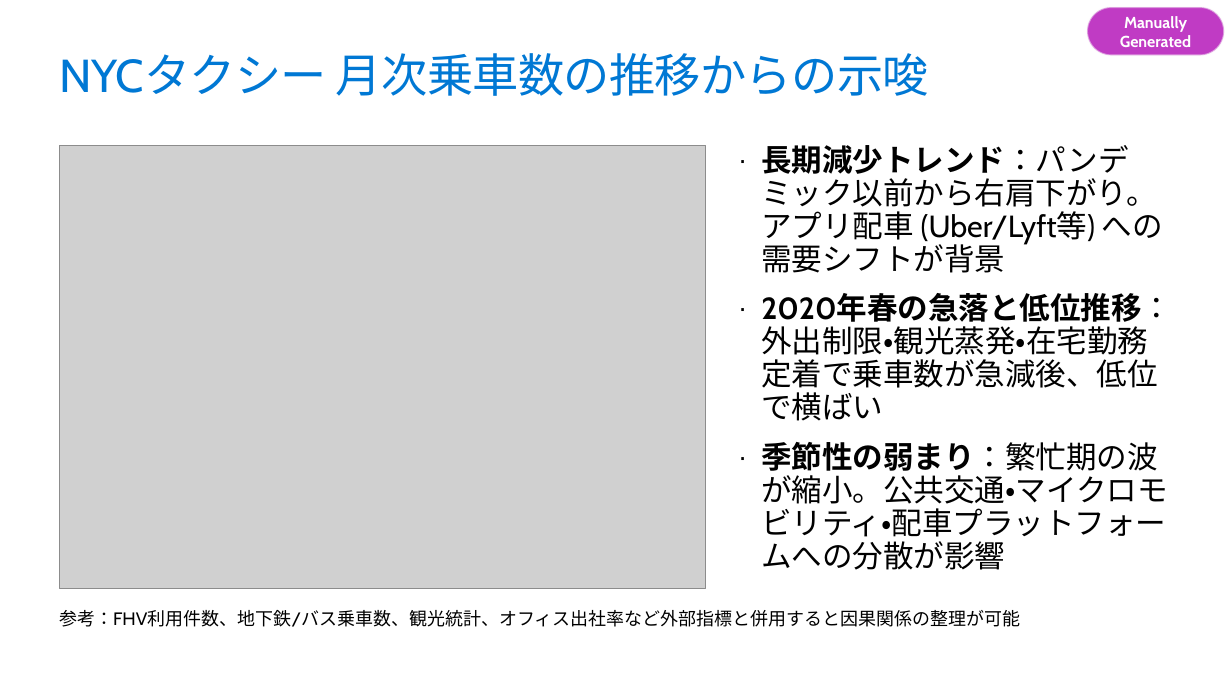
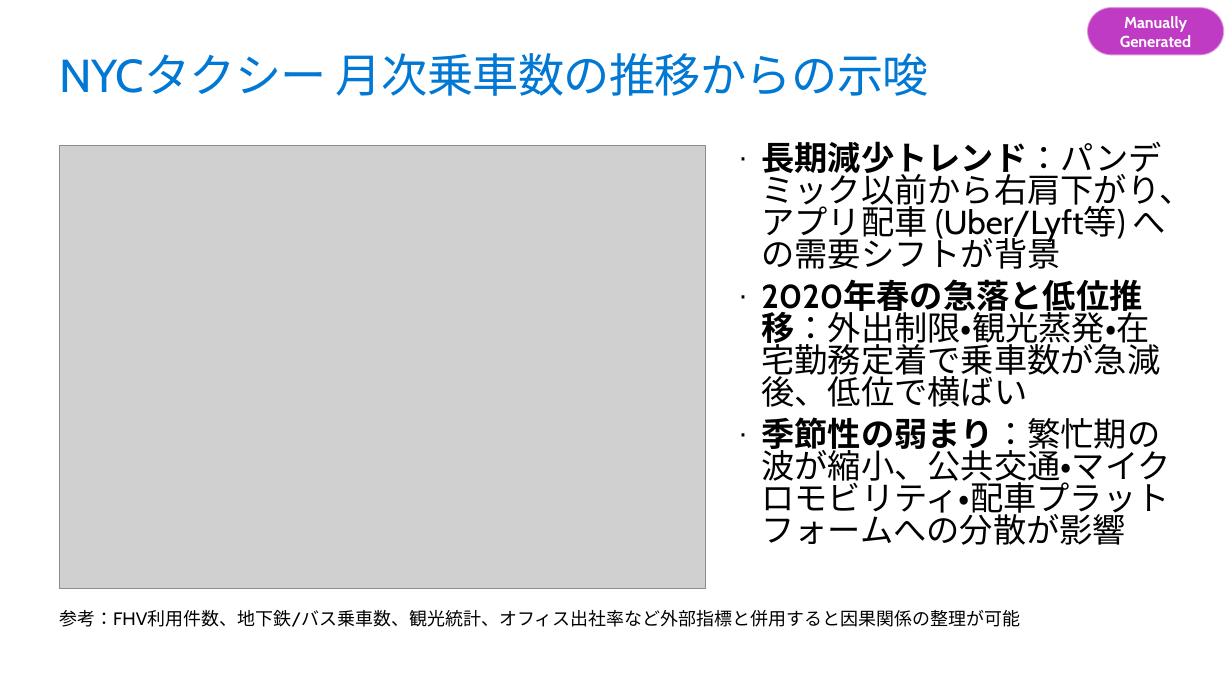
Before and after one commit to shigeyf/ai-agent-tools, a slide deck: slide 2 of msoffice/pptx/samples/template_single.pptx. Drawn at 1232x693 pixels with LibreOffice and Linux fonts; fonts in the diff are those of the drawing; grey boxes stand for pictures. Boxes give left, top, right and bottom in pixels: in the first picture for what was removed or moved away, otherwise in the second. Text is boxed around its words. In the diff, an @@ line names an element or a change of style, - is before the commit and + after.

```diff
--- a/msoffice/pptx/samples/template_single.pptx
+++ b/msoffice/pptx/samples/template_single.pptx
@@ text at <box>761,141,1192,269</box>: text changed; size 23.8 to 25.9 pt @@
-· 長期減少トレンド：パンデミック以前から右肩下がり。アプリ配車 (Uber/Lyft等) への需要シフトが背景
+· 長期減少トレンド：パンデミック以前から右肩下がり、アプリ配車 (Uber/Lyft等) への需要シフトが背景
@@ text at <box>761,306,1160,407</box>: size 23.8 to 25.9 pt in "2020年春の急落と低位推移：外出制限・観光蒸発・在宅勤務定着で乗車数が急減後、低位で横ばい"; line spacing 0.9 to 0.8; less space between paragraphs @@
@@ text at <box>761,417,1171,545</box>: text changed; size 23.8 to 25.9 pt @@
-· 季節性の弱まり：繁忙期の波が縮小。公共交通・マイクロモビリティ・配車プラットフォームへの分散が影響
+· 季節性の弱まり：繁忙期の波が縮小、公共交通・マイクロモビリティ・配車プラットフォームへの分散が影響
```
Also in this commit, not shown: 6 other files.
